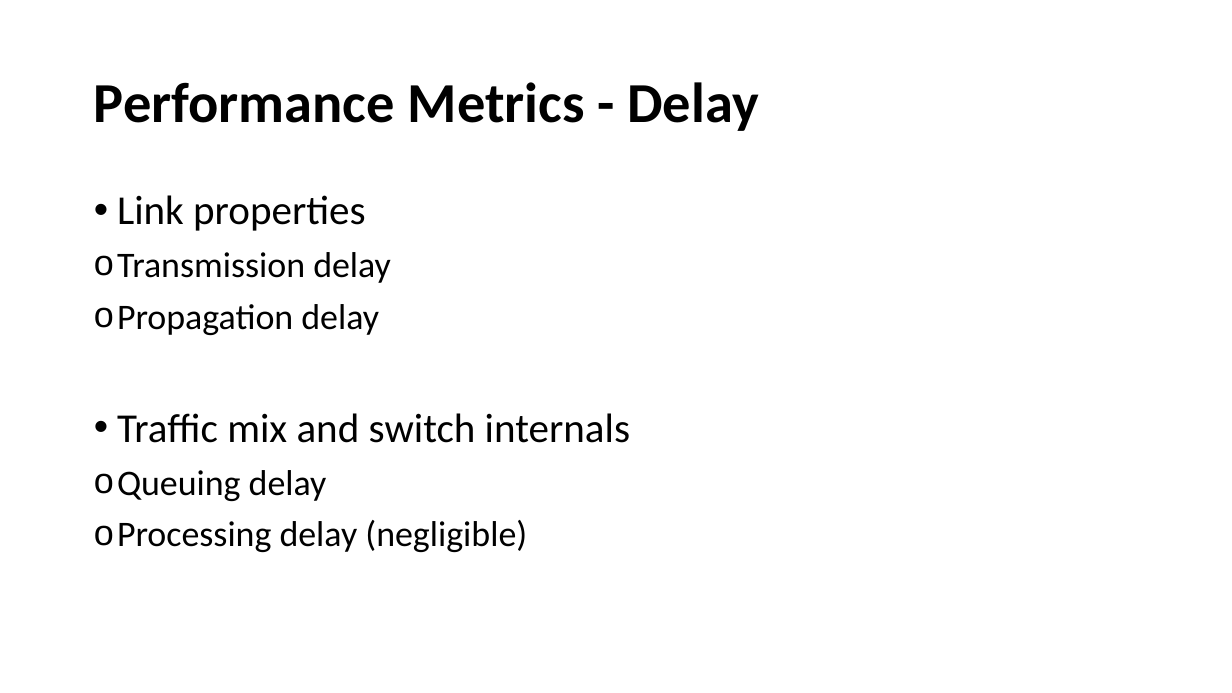
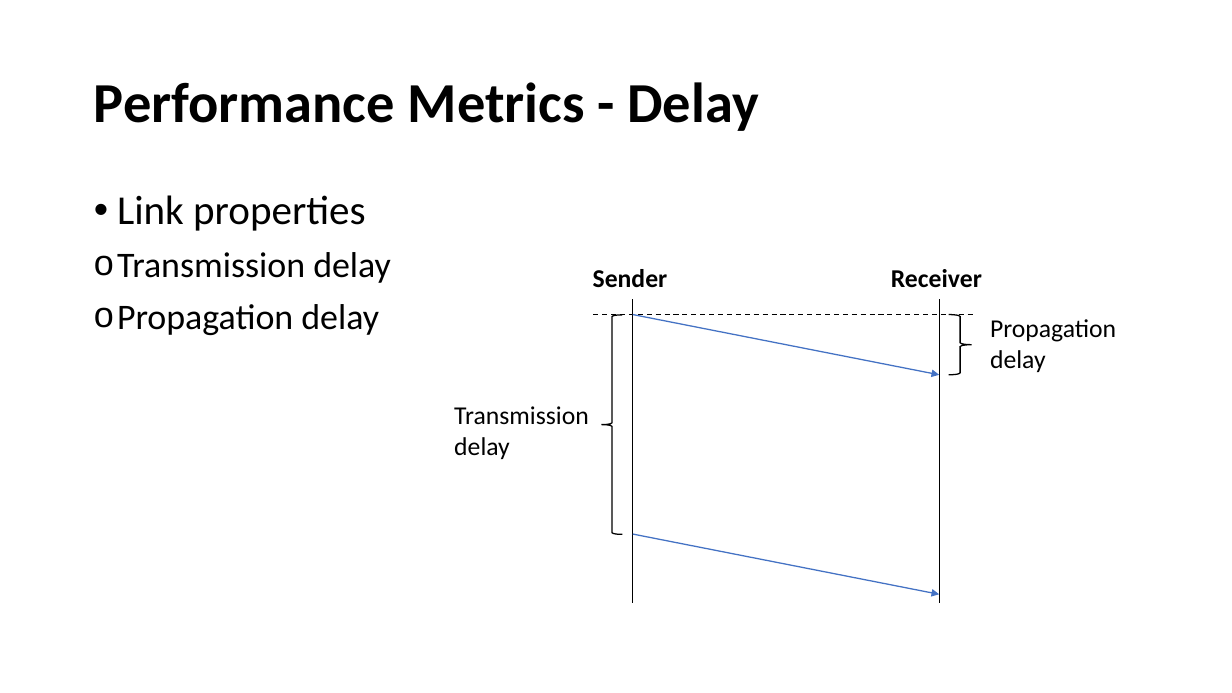
Before and after one commit to henryhxu/CSCI4430-ESTR4120, a slide deck: slide 4 of tutorial/T02/tut02.pptx. Drawn at 1232x693 pixels with LibreOffice and Linux fonts; fonts in the diff are those of the drawing. Boxes give left, top, right and bottom in pixels: in the first picture for what was removed or moved away, otherwise in the second. Text is boxed around its words. In the diff, an @@ line names an element or a change of style, - is before the commit and + after.

Commit message:
tut02 ppt updated

```diff
--- a/tutorial/T02/tut02.pptx
+++ b/tutorial/T02/tut02.pptx
@@ text at <box>117,413,630,552</box>: paragraphs removed @@
-• Traffic mix and switch internals
-o Queuing delay
-o Processing delay (negligible)
@@ group added at <box>454,257,1116,604</box>: 3 lines, 3 texts, 2 arrows, 2 right braces, 1 rectangle @@
+Sender
+Receiver
+Propagation delay
+Transmission delay
```
Also in this commit, not shown: 1 other slide changed, 1 slide added.
